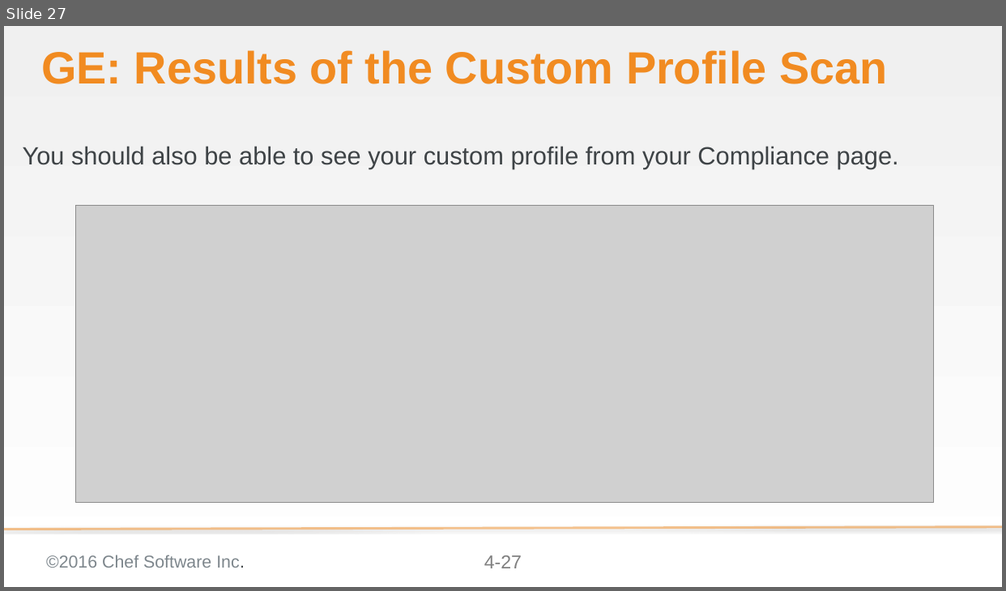
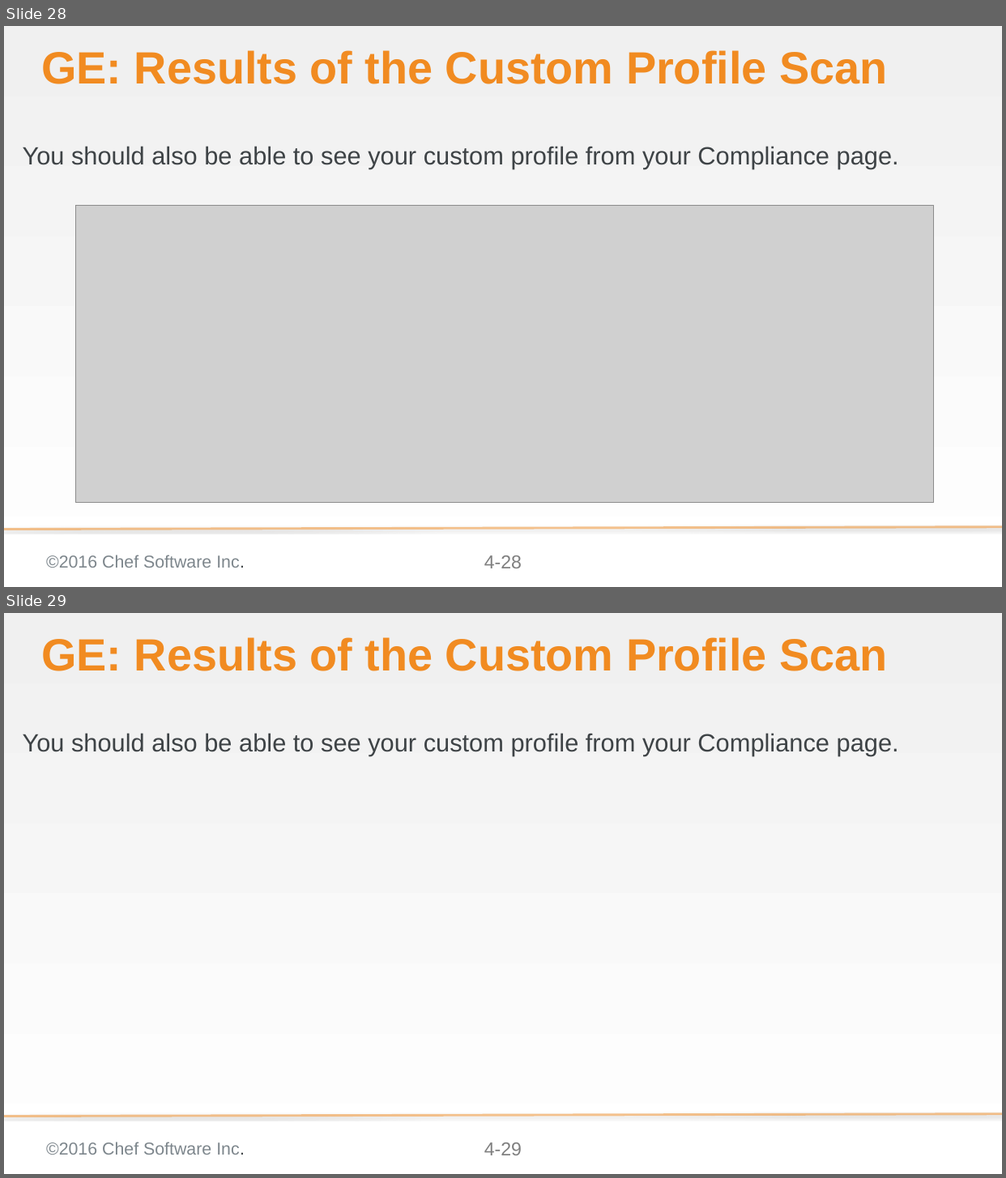
Before and after one commit to bchamby/chef-compliance-installation-configuration-operation, a slide deck: 04-creating-custom-profiles.pptx. Shown one above the other, each under a label of ours: slide 27 before the commit, slides 28 and 29 after it. The pictures are 1006x591 and 1006x1178 pixels, drawn with LibreOffice and Linux fonts; fonts in the diff are those of the drawing; grey boxes stand for pictures; background and template pictures are left out. Boxes give left, top, right and bottom in pixels: in the first picture for what was removed or moved away, otherwise in the second. Text is boxed around its words. In the diff, an @@ line names an element or a change of style, - is before the commit and + after.

```diff
--- a/04-creating-custom-profiles.pptx
+++ b/04-creating-custom-profiles.pptx
@@ slide 29 added at [4,613,1002,1174], background gradient #F0F0F0 to #FFFFFF; not listed: 3 template elements that a slide beside it also shows @@
@@ title added at [41,637,887,671], 58 pt, text #F18B21, bold @@
+GE: Results of the Custom Profile Scan
@@ text added at [23,733,899,756], 32 pt, text #3E4346 @@
+You should also be able to see your custom profile from your Compliance page.
@@ what was slide 27 is now slide 28 @@
@@ page number at [484,556,522,569]: text changed @@
-4-27
+4-28
```
Also in this commit, not shown: 4 slides changed, 1 other slide added.
